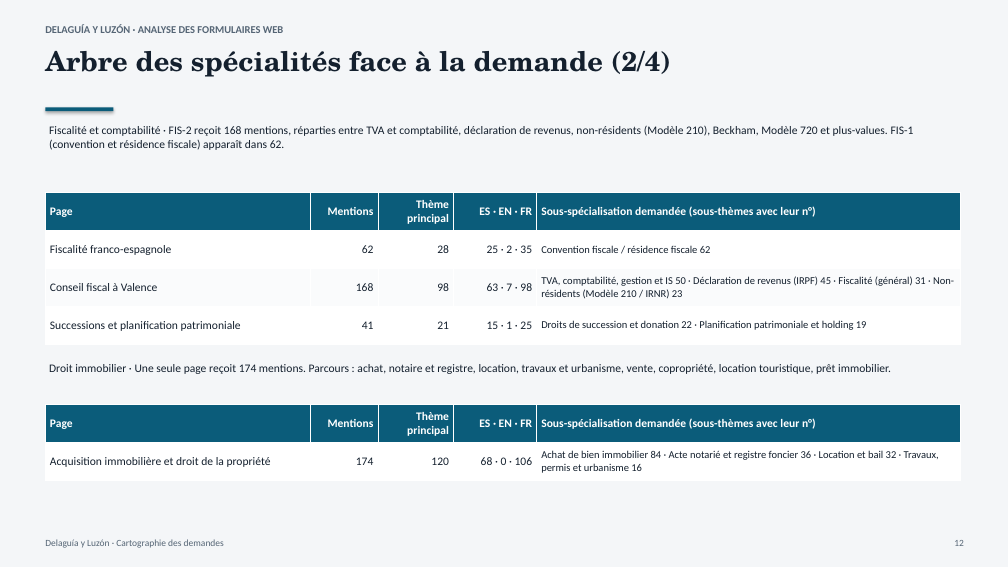
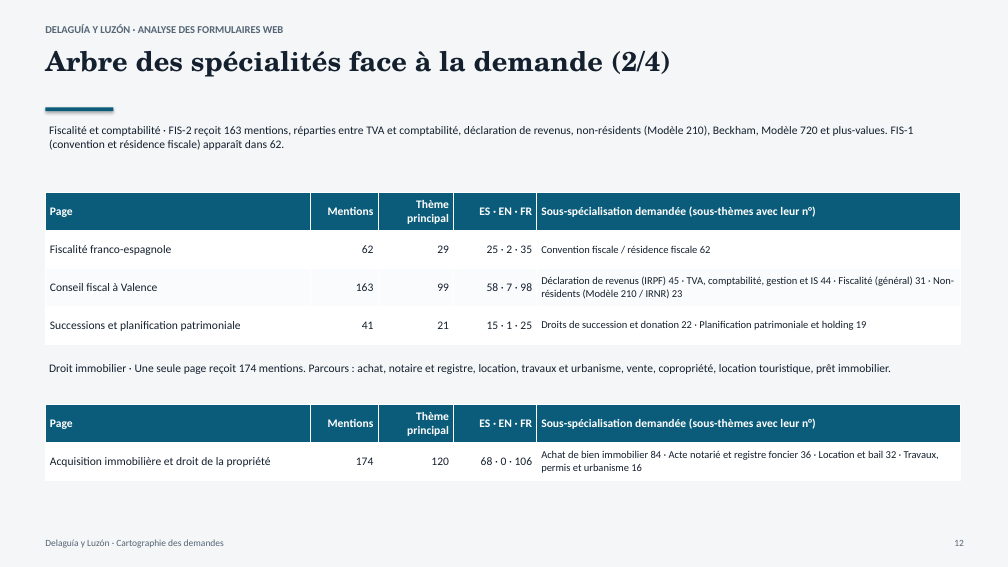
Before and after one commit to multilang2025/dlcom, a slide deck: slide 12 of data/leads/informe-leads-fr.pptx. Drawn at 1008x567 pixels with LibreOffice and Linux fonts; fonts in the diff are those of the drawing. Boxes give left, top, right and bottom in pixels: in the first picture for what was removed or moved away, otherwise in the second. Text is boxed around its words. In the diff, an @@ line names an element or a change of style, - is before the commit and + after.

```diff
--- a/data/leads/informe-leads-fr.pptx
+++ b/data/leads/informe-leads-fr.pptx
@@ text at (49,125,914,150): text changed @@
-Fiscalité et comptabilité · FIS-2 reçoit 168 mentions, réparties entre TVA et comptabilité, déclaration de revenus, non-résidents (Modèle 210), Beckham, Modèle 720 et plus-values. FIS-1 (convention et résidence fiscale) apparaît dans 62.
+Fiscalité et comptabilité · FIS-2 reçoit 163 mentions, réparties entre TVA et comptabilité, déclaration de revenus, non-résidents (Modèle 210), Beckham, Modèle 720 et plus-values. FIS-1 (convention et résidence fiscale) apparaît dans 62.
@@ table at (45,193,960,344) @@
-row 2, column 3: 28
+row 2, column 3: 29
-row 3: Conseil fiscal à Valence | 168 | 98 | 63 · 7 · 98 | TVA, comptabilité, gestion et IS 50 · Déclaration de revenus (IRPF) 45 · Fiscalité (général) 31 · Non-résidents (Modèle 210 / IRNR) 23
+row 3: Conseil fiscal à Valence | 163 | 99 | 58 · 7 · 98 | Déclaration de revenus (IRPF) 45 · TVA, comptabilité, gestion et IS 44 · Fiscalité (général) 31 · Non-résidents (Modèle 210 / IRNR) 23
```
Also in this commit, not shown: 11 other slides changed, 11 other files.
